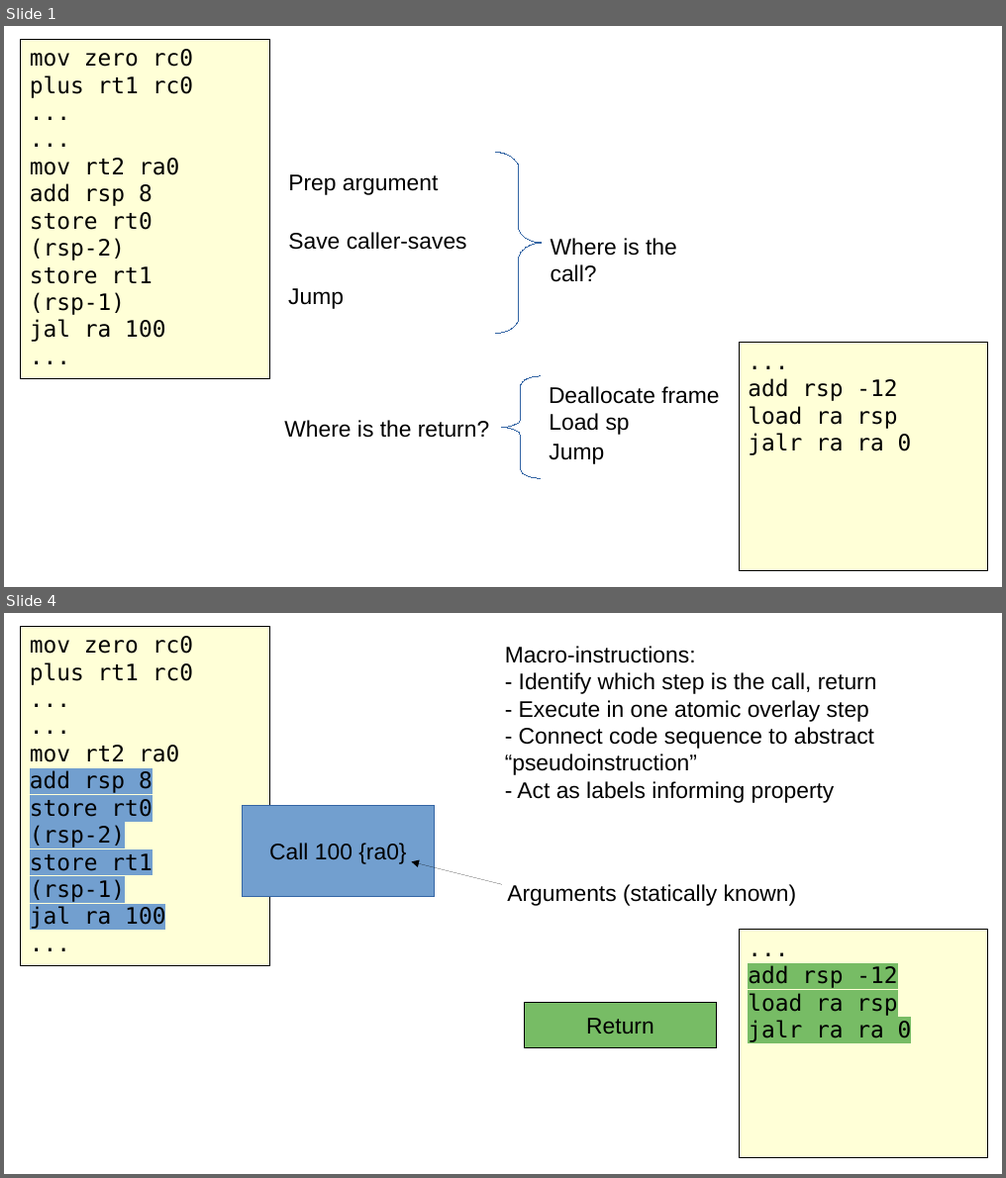
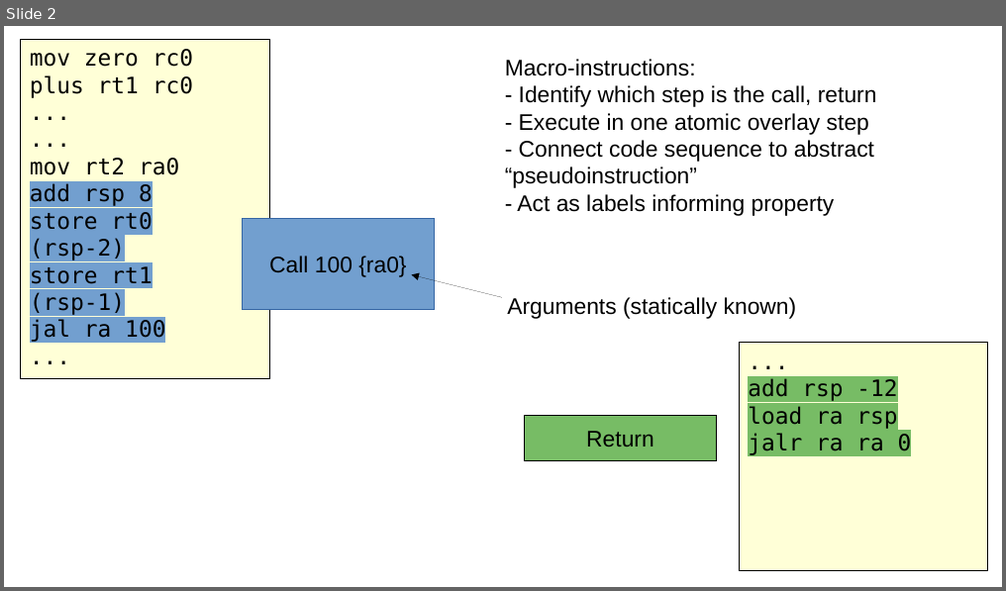
Before and after one commit to bcpierce00/interfering, a slide deck: submission5/StackPres.odp. Shown one above the other, each under a label of ours: slides 1 and 4 before the commit, slide 2 after it; the slides between them are not shown. The pictures are 1006x1178 and 1006x591 pixels, drawn with LibreOffice and Linux fonts; fonts in the diff are those of the drawing. Boxes give left, top, right and bottom in pixels: in the first picture for what was removed or moved away, otherwise in the second. Text is boxed around its words. In the diff, an @@ line names an element or a change of style, - is before the commit and + after.

```diff
--- a/submission5/StackPres.odp
+++ b/submission5/StackPres.odp
@@ slide 1 removed at [4, 26, 1002, 587], background #FFFFFF @@
@@ rectangle removed at [21, 40, 270, 379] @@
-mov zero rc0
-plus rt1 rc0
-...
-...
-mov rt2 ra0
-add rsp 8
-store rt0 (rsp-2)
-store rt1 (rsp-1)
-jal ra 100
-...
@@ freeform shape removed at [497, 153, 542, 334] @@
@@ text removed at [288, 174, 439, 195] @@
-Prep argument
@@ text removed at [288, 232, 467, 250] @@
-Save caller-saves
@@ text removed at [550, 238, 677, 282] @@
-Where is the call?
@@ text removed at [288, 288, 344, 309] @@
-Jump
@@ rectangle removed at [740, 343, 988, 572] @@
-...
-add rsp -12
-load ra rsp
-jalr ra ra 0
@@ freeform shape removed at [502, 376, 541, 478] @@
@@ text removed at [548, 386, 719, 404] @@
-Deallocate frame
@@ text removed at [284, 420, 489, 438] @@
-Where is the return?
@@ text removed at [548, 413, 630, 435] @@
-Load sp
@@ text removed at [548, 444, 604, 465] @@
-Jump
@@ what was slide 4 is now slide 2 @@
```
Also in this commit, not shown: 2 slides changed, 8 slides added, 4 other slides removed, 1 other file.
